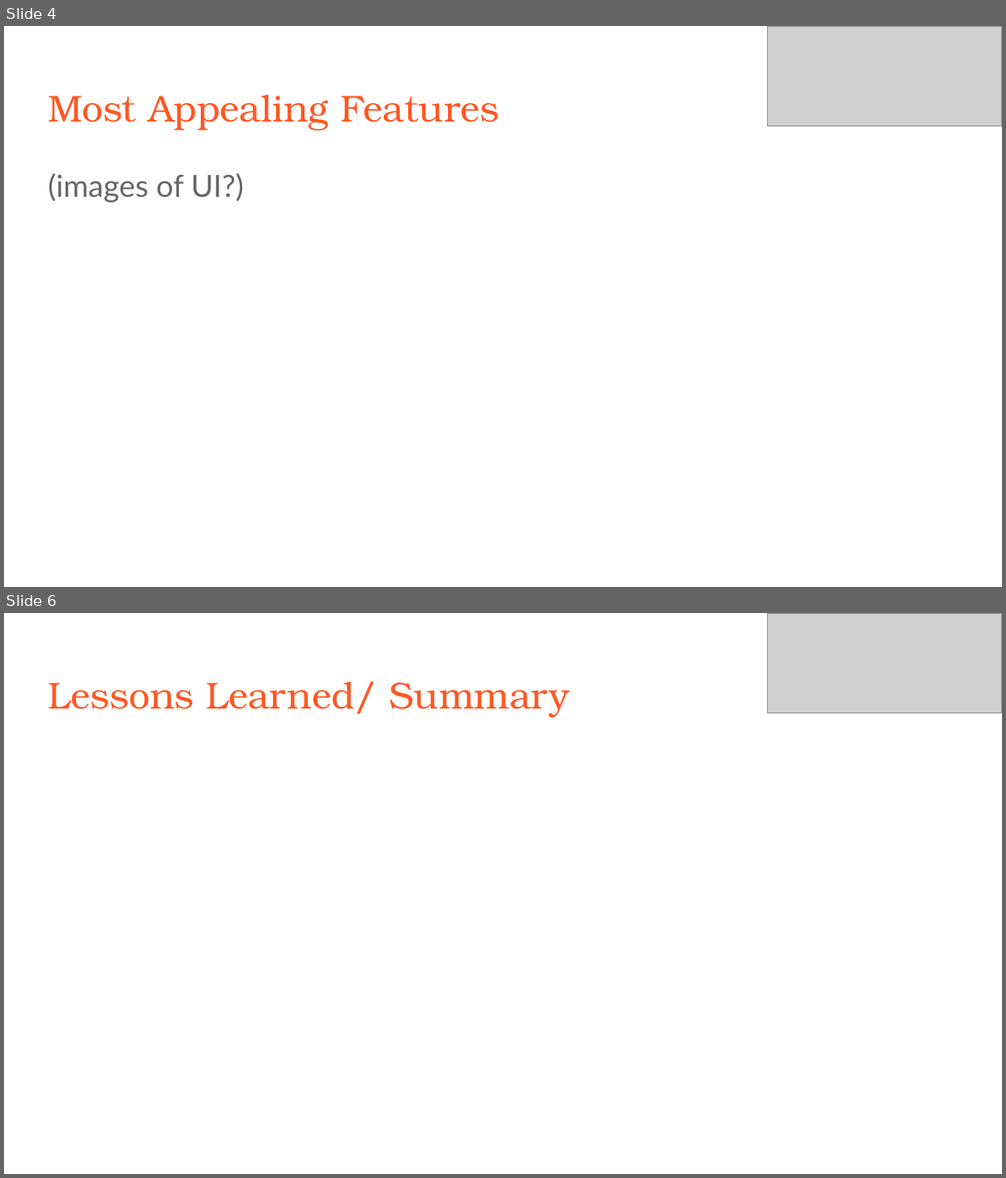
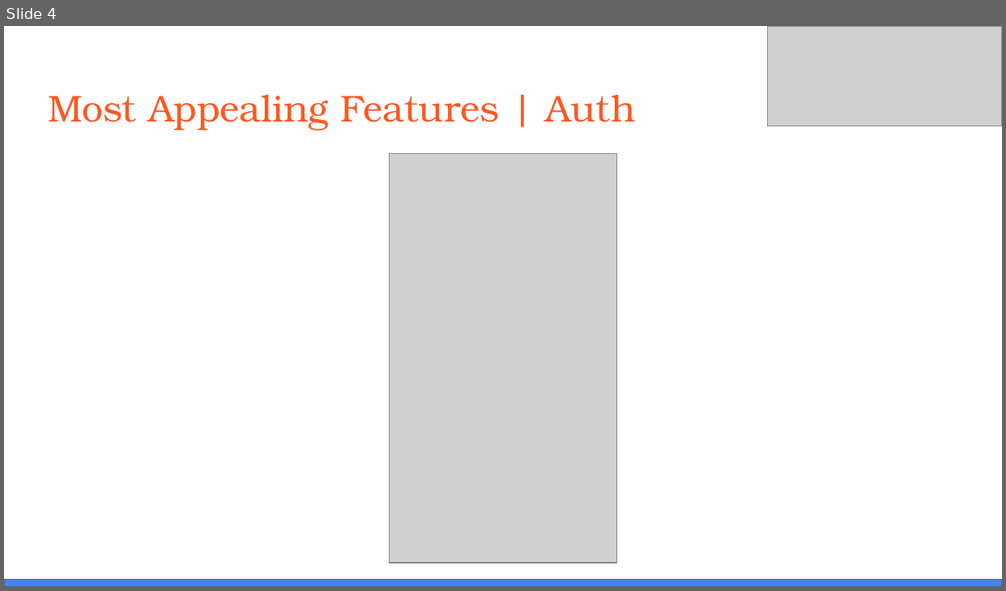
Before and after one commit to tmyarow/CS3704_Project, a slide deck: Restaurant Automation - Final Presentation.pptx. Shown one above the other, each under a label of ours: slides 4 and 6 before the commit, slide 4 after it; the slides between them are not shown. The pictures are 1006x1178 and 1006x591 pixels, drawn with LibreOffice and Linux fonts; fonts in the diff are those of the drawing; grey boxes stand for pictures. Boxes give left, top, right and bottom in pixels: in the first picture for what was removed or moved away, otherwise in the second. Text is boxed around its words. In the diff, an @@ line names an element or a change of style, - is before the commit and + after.

```diff
--- a/Restaurant Automation - Final Presentation.pptx
+++ b/Restaurant Automation - Final Presentation.pptx
@@ slide 6 removed at bbox=[4, 613, 1002, 1174], background #FFFFFF @@
@@ picture removed at bbox=[767, 613, 1002, 713] @@
@@ title removed at bbox=[48, 682, 569, 717] @@
-Lessons Learned/ Summary
@@ slide 4 changed as well @@
@@ title at bbox=[48, 95, 636, 130]: text changed @@
-Most Appealing Features
+Most Appealing Features | Auth
@@ picture added at bbox=[390, 154, 616, 563] @@
@@ text removed at bbox=[48, 173, 244, 203] @@
-(images of UI?)
@@ rectangle added at bbox=[4, 580, 1002, 587], fill #4285F4, outline #666666 0.75 pt @@
```
Also in this commit, not shown: 3 other slides changed, 6 slides added, 2 other slides removed.
